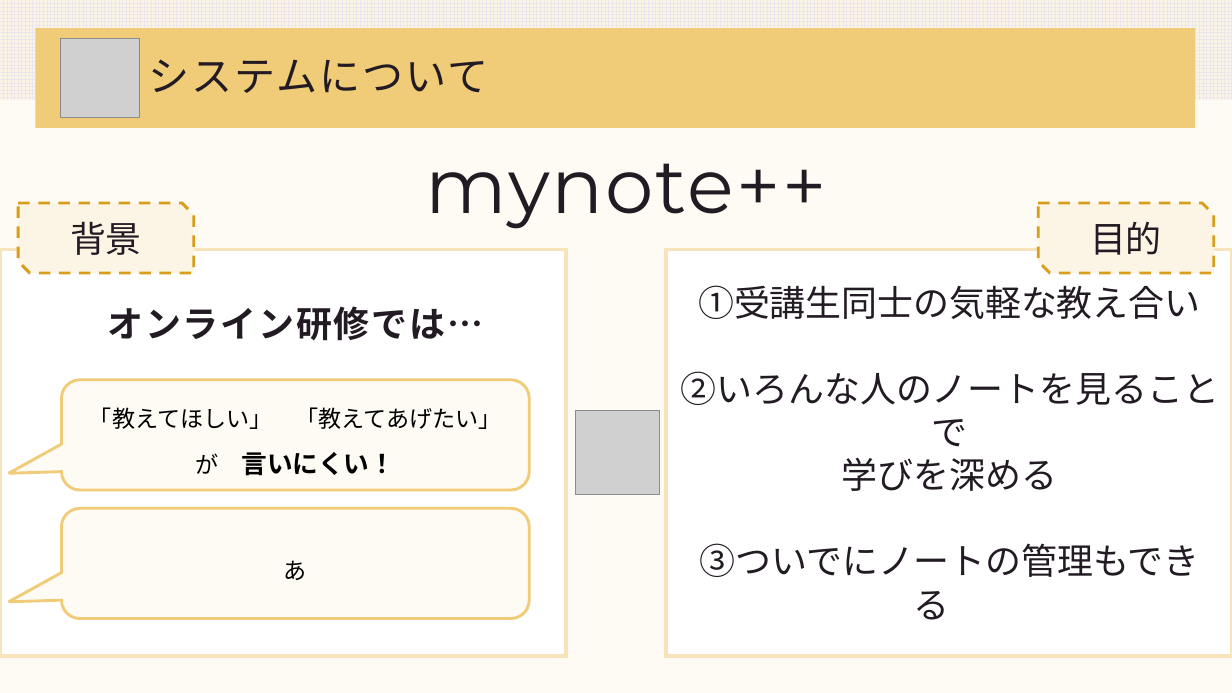
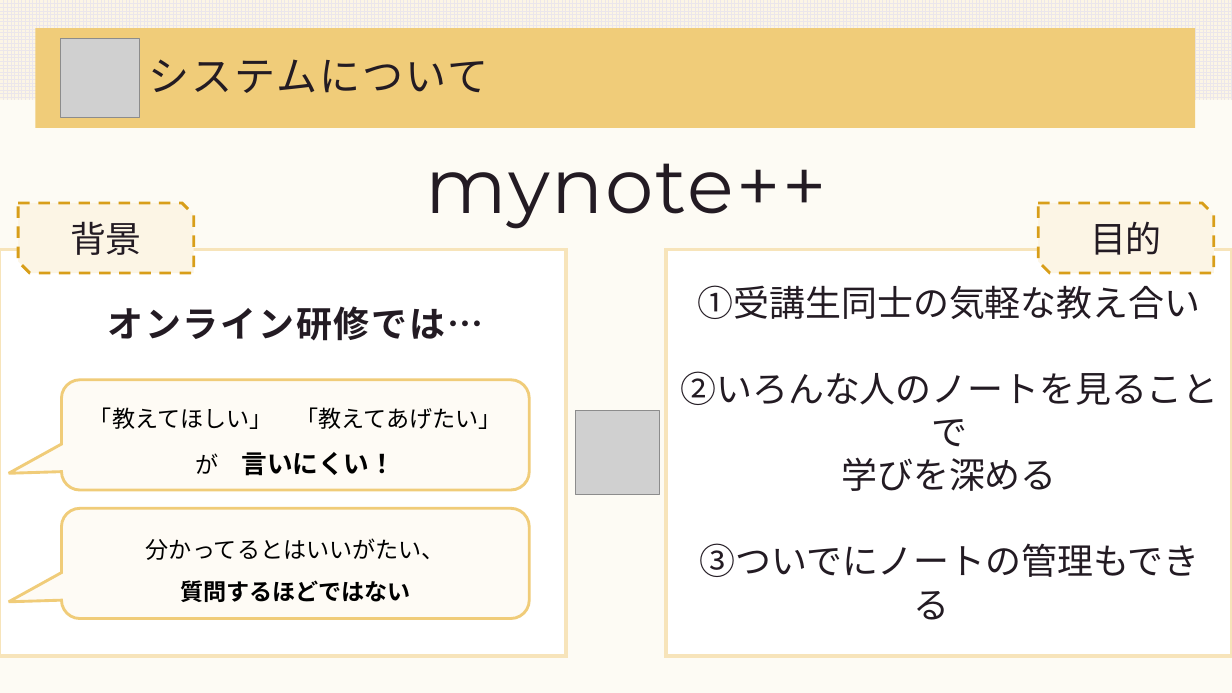
Before and after one commit to DOJO-2021/A-4, a slide deck: slide 9 of documents/worldMap発表資料.pptx (slide 8 before the commit). Drawn at 1232x693 pixels with LibreOffice and Linux fonts; fonts in the diff are those of the drawing; grey boxes stand for pictures. Boxes give left, top, right and bottom in pixels: in the first picture for what was removed or moved away, otherwise in the second. Text is boxed around its words. In the diff, an @@ line names an element or a change of style, - is before the commit and + after.

```diff
--- a/documents/worldMap発表資料.pptx
+++ b/documents/worldMap発表資料.pptx
@@ text in rounded speech box at [146, 538, 445, 602]: text changed @@
-あ
+分かってるとはいいがたい、
+質問するほどではない
```
Also in this commit, not shown: 2 other slides changed, 1 slide added, 4 slides removed.
